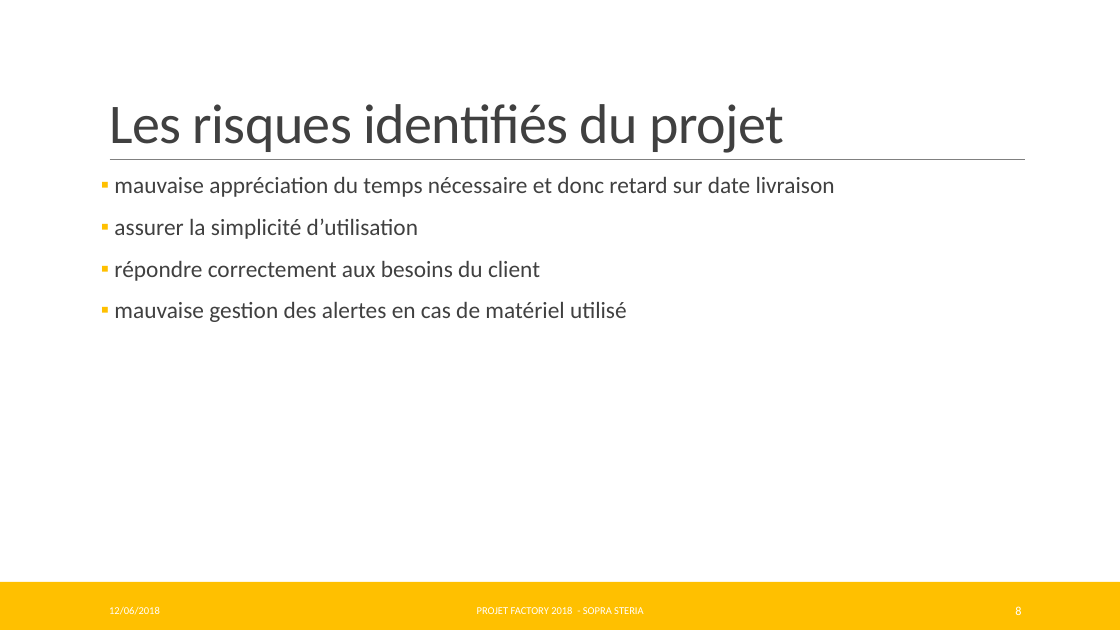
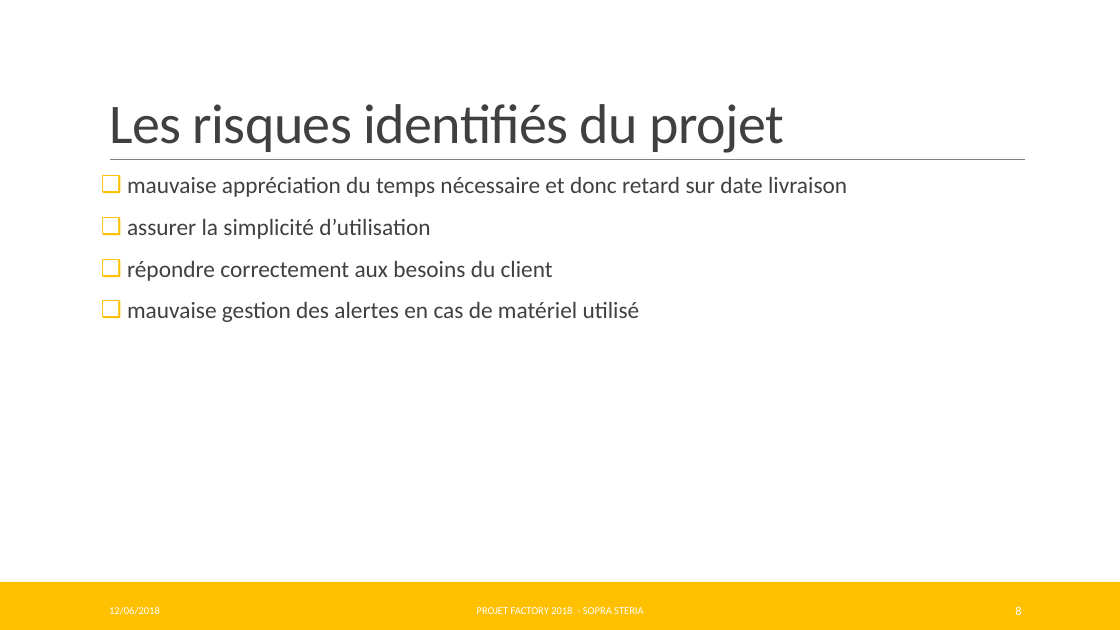
Before and after one commit to Pweting/ProjetFinalAAA, a slide deck: slide 8 of ProjetFinalAAA-Factory.pptx. Drawn at 1120x630 pixels with LibreOffice and Linux fonts; fonts in the diff are those of the drawing. Boxes give left, top, right and bottom in pixels: in the first picture for what was removed or moved away, otherwise in the second. Text is boxed around its words. In the diff, an @@ line names an element or a change of style, - is before the commit and + after.

```diff
--- a/ProjetFinalAAA-Factory.pptx
+++ b/ProjetFinalAAA-Factory.pptx
@@ text "mauvaise appréciation du temps nécessaire ..." at (127, 177, 847, 322): bullet ▪ to ❑ @@
```
Also in this commit, not shown: 4 other slides changed.
